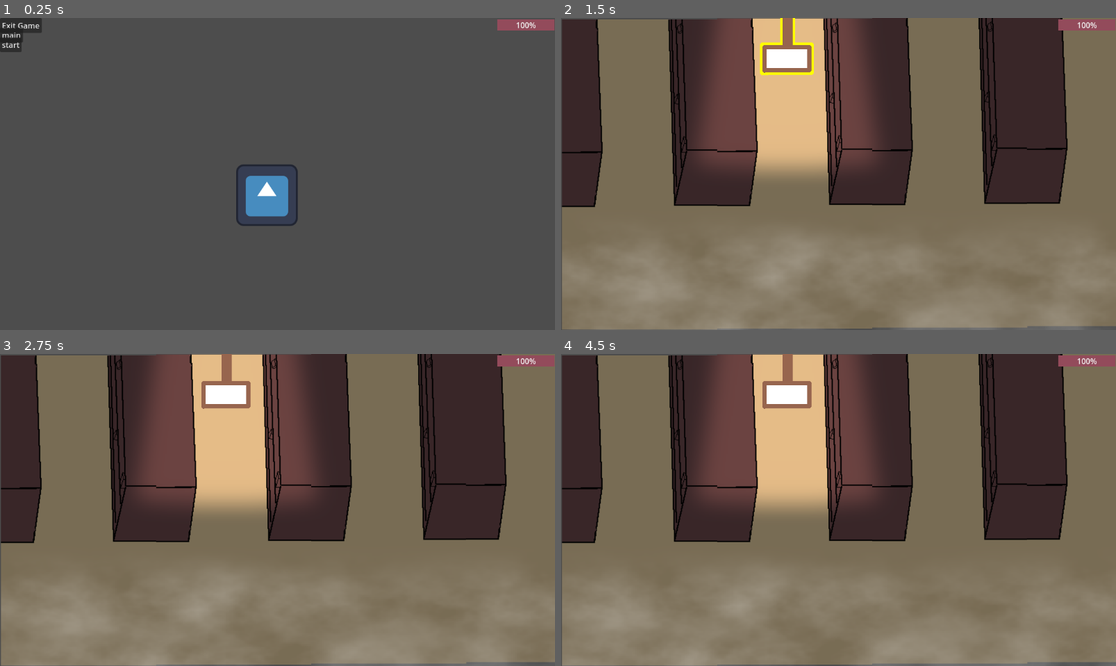
Above: before the commit, frames 1-4 (two rows, left to right).
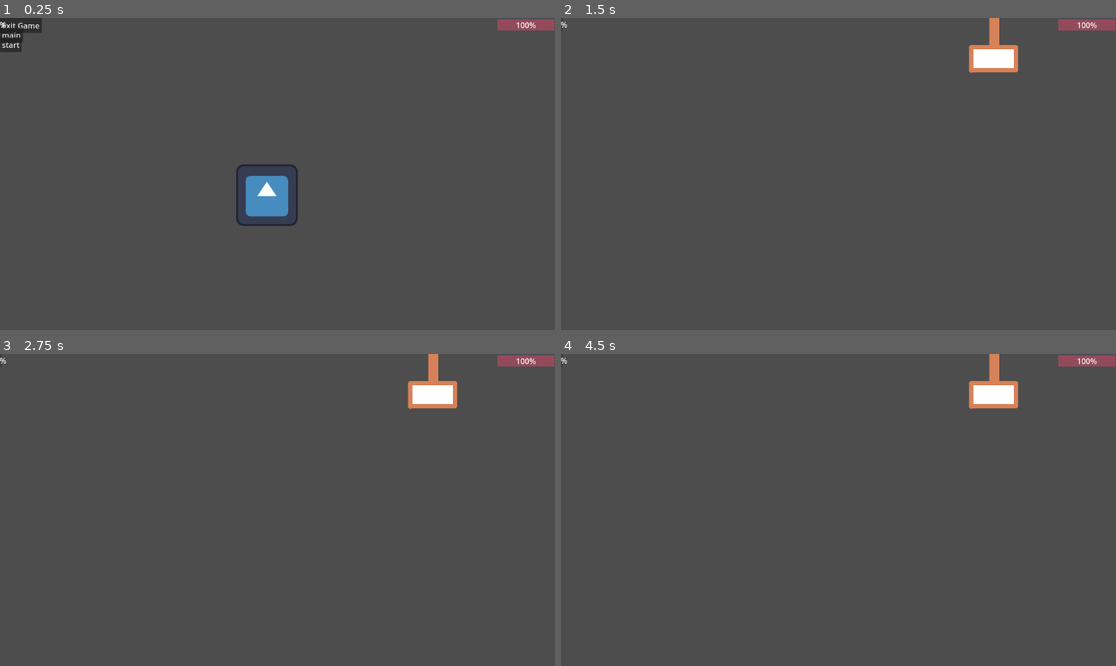
Above: after the commit, the same moments.

Repository: msharma2026/Grocers-Gauntlet
Game: Godot game, scene res://scenes/game.tscn
The game is run twice, just before and just after one commit, with the same random seed, the same clock (stepped at 60 frames per second) and the same inputs. The engine's default icon, where the game draws it, is replaced by a stand-in: a white triangle on a blue panel in a dark square.
Inputs (mouse positions are in pixels of both pictures, inside the frame that each line leads up to):
- Up to frame 1 (0.25 s): no input
- Up to frame 2 (1.5 s): click "start" at 0.5 s; tap Enter at 1.25 s; move the mouse to (788, 46) at 1.27 s; hold D (move_right) from 1.28 s (still down); click (788, 46) at 1.42 s
- Up to frame 3 (2.75 s): tap Space at 2 s; move the mouse to (166, 525) at 2.02 s; release D (move_right) at 2.03 s; hold S (move_down) from 2.03 s (still down)
- Up to frame 4 (4.5 s): tap Enter at 2.75, 4.25 s; move the mouse to (894, 441) at 2.77 s; release S (move_down) at 2.78 s; hold D (move_right) 2.78-3.53 s; tap Space at 3.5 s; move the mouse to (810, 572) at 3.52 s; hold W (move_up) 3.53-4.28 s; click (810, 572) at 3.67 s; move the mouse to (1005, 556) at 4.27 s; hold A (move_left) from 4.28 s (still down)

The runs differ from the first frame. In frame 1, less than 0.1% of the frame differs, in the area x 0-2%, y 1-4%; in frame 2, 96%; in frame 3, 96%, in the area x 0-100%, y 0-100%; in frame 4, 96%.
Error before the commit: Invalid assignment of property or key 'flip_h' with value of type 'bool' on a base object of type 'null instance'. (res://scripts/commands/move_right.gd:11)

Commit message:
made changes to how player added to world tree and other ui bars
g

Diff:
--- a/GodotFiles/project.godot
+++ b/GodotFiles/project.godot
@@ -17,7 +17,7 @@
 
 [autoload]
 
-game_data="*res://scripts/game_state.gd"
+game_data="*res://scripts/GameData.gd"
 
 [input]
 
--- a/GodotFiles/scenes/Aisle.tscn
+++ b/GodotFiles/scenes/Aisle.tscn
@@ -1,6 +1,6 @@
 [gd_scene load_steps=11 format=3 uid="uid://p5684obmofd2"]
 
-[ext_resource type="Script" uid="uid://dqmw47ca75vpm" path="res://scripts/aisle.gd" id="1_lfq0s"]
+[ext_resource type="Script" uid="uid://dqmw47ca75vpm" path="res://scripts/Aisle.gd" id="1_lfq0s"]
 [ext_resource type="Texture2D" uid="uid://dhx8re0ayvd2f" path="res://assets/sprites/sign-export.png" id="2_lfq0s"]
 [ext_resource type="Shader" uid="uid://bqdpkolhppwyr" path="res://assets/shaders/collapse.gdshader" id="2_m1e57"]
 [ext_resource type="Texture2D" uid="uid://da32rvxnbqcwq" path="res://assets/sprites/textures/ceiling_light_texture.png" id="4_mg17p"]
--- /dev/null
+++ b/GodotFiles/scenes/NPC.tscn
@@ -0,0 +1,11 @@
+[gd_scene load_steps=2 format=3 uid="uid://c2tyv0nf1vkdh"]
+
+[ext_resource type="Script" uid="uid://db6lh413w5eke" path="res://scripts/actors/NPC.gd" id="1_mhefn"]
+
+[node name="NPC" type="CharacterBody2D"]
+script = ExtResource("1_mhefn")
+metadata/_custom_type_script = "uid://1i2w4amblgpx"
+
+[node name="CollisionShape2D" type="CollisionShape2D" parent="."]
+
+[node name="AnimatedSprite2D" type="AnimatedSprite2D" parent="."]
--- a/GodotFiles/scenes/game.tscn
+++ b/GodotFiles/scenes/game.tscn
@@ -1,28 +1,24 @@
-[gd_scene load_steps=8 format=3 uid="uid://cevx0w7kyq7lk"]
+[gd_scene load_steps=7 format=3 uid="uid://cevx0w7kyq7lk"]
 
-[ext_resource type="Script" uid="uid://blgwssin6bdfx" path="res://scripts/game.gd" id="1_uwrxv"]
-[ext_resource type="PackedScene" uid="uid://cmqvsgjb33vrv" path="res://scenes/screens/main_menu.tscn" id="2_yqjtg"]
-[ext_resource type="PackedScene" uid="uid://ds70rs0xwhvar" path="res://scenes/screens/entrance.tscn" id="3_lnu2h"]
-[ext_resource type="PackedScene" uid="uid://bt8xj88jim3id" path="res://scenes/screens/aisles.tscn" id="4_lbhrr"]
-[ext_resource type="PackedScene" uid="uid://d3nb0638d8xam" path="res://scenes/screens/pause_menu.tscn" id="5_iywne"]
-[ext_resource type="Script" uid="uid://dxshd2bj6hqgq" path="res://scripts/actors/player.gd" id="6_u5sy4"]
-[ext_resource type="PackedScene" uid="uid://drp1yi4cmynkl" path="res://scenes/UI/HealthBar.tscn" id="7_u5sy4"]
+[ext_resource type="Script" uid="uid://blgwssin6bdfx" path="res://scripts/Game.gd" id="1_kiw3p"]
+[ext_resource type="PackedScene" uid="uid://bt8xj88jim3id" path="res://scenes/screens/aisles.tscn" id="2_400sg"]
+[ext_resource type="PackedScene" uid="uid://ds70rs0xwhvar" path="res://scenes/screens/entrance.tscn" id="3_g4kob"]
+[ext_resource type="PackedScene" uid="uid://cmqvsgjb33vrv" path="res://scenes/screens/main_menu.tscn" id="4_qy1jj"]
+[ext_resource type="PackedScene" uid="uid://d3nb0638d8xam" path="res://scenes/screens/pause_menu.tscn" id="5_3xj3m"]
+[ext_resource type="PackedScene" uid="uid://drp1yi4cmynkl" path="res://scenes/user interface/HealthBar.tscn" id="7_2rd6h"]
 
 [node name="Game" type="Node2D"]
-script = ExtResource("1_uwrxv")
+script = ExtResource("1_kiw3p")
 screens = Dictionary[String, PackedScene]({
-"aisles": ExtResource("4_lbhrr"),
-"entrance": ExtResource("3_lnu2h"),
-"main_menu": ExtResource("2_yqjtg")
+"aisles": ExtResource("2_400sg"),
+"entrance": ExtResource("3_g4kob"),
+"main_menu": ExtResource("4_qy1jj")
 })
-pause_menu_scene = ExtResource("5_iywne")
-
-[node name="Player" type="CharacterBody2D" parent="."]
-script = ExtResource("6_u5sy4")
+pause_menu_scene = ExtResource("5_3xj3m")
 
 [node name="UI" type="CanvasLayer" parent="."]
 
-[node name="HealthBar" parent="UI" instance=ExtResource("7_u5sy4")]
+[node name="HealthBar" parent="UI" instance=ExtResource("7_2rd6h")]
 offset_left = 1032.0
 offset_top = 3.0
 offset_right = 1151.0
--- a/GodotFiles/scenes/player.tscn
+++ b/GodotFiles/scenes/player.tscn
@@ -1,8 +1,13 @@
-[gd_scene load_steps=2 format=3 uid="uid://r3jrvlgfrovq"]
+[gd_scene load_steps=3 format=3 uid="uid://r3jrvlgfrovq"]
 
-[ext_resource type="Script" uid="uid://dxshd2bj6hqgq" path="res://scripts/actors/player.gd" id="1_3vyb7"]
+[ext_resource type="Script" uid="uid://dxshd2bj6hqgq" path="res://scripts/actors/Player.gd" id="1_p0vlq"]
+
+[sub_resource type="RectangleShape2D" id="RectangleShape2D_g2els"]
 
 [node name="Player" type="CharacterBody2D"]
-script = ExtResource("1_3vyb7")
+script = ExtResource("1_p0vlq")
 
 [node name="AnimatedSprite2D" type="AnimatedSprite2D" parent="."]
+
+[node name="CollisionShape2D" type="CollisionShape2D" parent="."]
+shape = SubResource("RectangleShape2D_g2els")
--- a/GodotFiles/scenes/screens/aisles.tscn
+++ b/GodotFiles/scenes/screens/aisles.tscn
@@ -1,96 +1,15 @@
-[gd_scene load_steps=12 format=3 uid="uid://bt8xj88jim3id"]
+[gd_scene load_steps=2 format=3 uid="uid://bt8xj88jim3id"]
 
-[ext_resource type="Script" uid="uid://dd85utx3mu7jf" path="res://scripts/aisles.gd" id="1_ddv56"]
-[ext_resource type="Texture2D" uid="uid://bdfkivfkh3rqc" path="res://assets/sprites/background/background_isles.png" id="2_ls117"]
-[ext_resource type="Shader" uid="uid://bqdpkolhppwyr" path="res://assets/shaders/collapse.gdshader" id="2_pk4b2"]
-[ext_resource type="Shader" uid="uid://dbj4y20loaxa6" path="res://assets/shaders/fog.gdshader" id="4_v5lti"]
-
-[sub_resource type="ShaderMaterial" id="ShaderMaterial_v5lti"]
-shader = ExtResource("2_pk4b2")
-shader_parameter/collapse_depth = 0.0
-
-[sub_resource type="FastNoiseLite" id="FastNoiseLite_4jxdk"]
-seed = 5
-frequency = 0.0199
-fractal_octaves = 4
-fractal_lacunarity = 2.2
-fractal_gain = 0.4
-fractal_weighted_strength = 0.34
-
-[sub_resource type="NoiseTexture2D" id="NoiseTexture2D_adrcw"]
-noise = SubResource("FastNoiseLite_4jxdk")
-seamless = true
-
-[sub_resource type="ShaderMaterial" id="ShaderMaterial_u41uf"]
-shader = ExtResource("4_v5lti")
-shader_parameter/noise_texture = SubResource("NoiseTexture2D_adrcw")
-shader_parameter/speed = 0.02
-
-[sub_resource type="FastNoiseLite" id="FastNoiseLite_v5lti"]
-seed = 3
-frequency = 0.0079
-
-[sub_resource type="NoiseTexture2D" id="NoiseTexture2D_4jxdk"]
-height = 200
-noise = SubResource("FastNoiseLite_v5lti")
-seamless = true
-seamless_blend_skirt = 0.566
-
-[sub_resource type="ShaderMaterial" id="ShaderMaterial_adrcw"]
-shader = ExtResource("4_v5lti")
-shader_parameter/noise_texture = SubResource("NoiseTexture2D_4jxdk")
-shader_parameter/speed = 0.02
+[ext_resource type="Script" uid="uid://dd85utx3mu7jf" path="res://scripts/Aisles.gd" id="1_ddv56"]
 
 [node name="Aisles" type="Node2D"]
 script = ExtResource("1_ddv56")
 
 [node name="AisleMarker1" type="Marker2D" parent="."]
-position = Vector2(148, 60)
+position = Vector2(200, 60)
 
 [node name="AisleMarker2" type="Marker2D" parent="."]
-position = Vector2(470, 60)
+position = Vector2(550, 60)
 
 [node name="AisleMarker3" type="Marker2D" parent="."]
-material = SubResource("ShaderMaterial_v5lti")
-position = Vector2(794, 60)
-
-[node name="BackgroundIsles2" type="Sprite2D" parent="."]
-position = Vector2(485, 323.00003)
-scale = Vector2(1.3, 1.3)
-texture = ExtResource("2_ls117")
-
-[node name="BackgroundIsles" type="Sprite2D" parent="."]
-position = Vector2(163, 325.00003)
-scale = Vector2(1.3, 1.3)
-texture = ExtResource("2_ls117")
-
-[node name="BackgroundIsles3" type="Sprite2D" parent="."]
-position = Vector2(807, 321.00003)
-scale = Vector2(1.3, 1.3)
-texture = ExtResource("2_ls117")
-
-[node name="BackgroundIsles4" type="Sprite2D" parent="."]
-position = Vector2(1128.0001, 318.00003)
-scale = Vector2(1.3, 1.3)
-texture = ExtResource("2_ls117")
-
-[node name="CanvasModulate" type="CanvasModulate" parent="."]
-color = Color(0.5550329, 0.6734397, 0.8230748, 1)
-
-[node name="fog" type="ParallaxBackground" parent="."]
-layer = 100
-scale = Vector2(10.72, 5.88)
-transform = Transform2D(10.72, 0, 0, 5.88, 0, 0)
-scroll_offset = Vector2(0, 427.99997)
-
-[node name="ParallaxLayer" type="ParallaxLayer" parent="fog"]
-material = SubResource("ShaderMaterial_u41uf")
-position = Vector2(112.220146, 287.7551)
-motion_mirroring = Vector2(108, 41)
-
-[node name="ColorRect" type="ColorRect" parent="fog/ParallaxLayer"]
-material = SubResource("ShaderMaterial_adrcw")
-offset_left = -111.94029
-offset_top = -221.42857
-offset_right = -4.7002945
-offset_bottom = -176.42857
+position = Vector2(899, 60)
--- a/GodotFiles/scenes/screens/entrance.tscn
+++ b/GodotFiles/scenes/screens/entrance.tscn
@@ -1,6 +1,6 @@
 [gd_scene load_steps=3 format=3 uid="uid://ds70rs0xwhvar"]
 
-[ext_resource type="Script" uid="uid://dq688bbiftr83" path="res://scripts/entrance.gd" id="1_ba6v0"]
+[ext_resource type="Script" uid="uid://dq688bbiftr83" path="res://scripts/Entrance.gd" id="1_ba6v0"]
 [ext_resource type="Texture2D" uid="uid://ce0a4p8mnm6oe" path="res://icon.svg" id="2_j8c1m"]
 
 [node name="Entrance" type="Node2D"]
--- a/GodotFiles/scenes/screens/main_menu.tscn
+++ b/GodotFiles/scenes/screens/main_menu.tscn
@@ -1,6 +1,6 @@
 [gd_scene load_steps=3 format=3 uid="uid://cmqvsgjb33vrv"]
 
-[ext_resource type="Script" uid="uid://blefg50j4qamo" path="res://scripts/main_menu.gd" id="1_l6cm7"]
+[ext_resource type="Script" uid="uid://blefg50j4qamo" path="res://scripts/user interface/MainMenu.gd" id="1_l6cm7"]
 [ext_resource type="Texture2D" uid="uid://ce0a4p8mnm6oe" path="res://icon.svg" id="2_ekxnf"]
 
 [node name="MainMenu" type="Node2D"]
--- a/GodotFiles/scenes/screens/pause_menu.tscn
+++ b/GodotFiles/scenes/screens/pause_menu.tscn
@@ -1,6 +1,6 @@
 [gd_scene load_steps=2 format=3 uid="uid://d3nb0638d8xam"]
 
-[ext_resource type="Script" uid="uid://bmqq2r3k88e4x" path="res://scripts/pause_menu.gd" id="1_n87rw"]
+[ext_resource type="Script" uid="uid://bmqq2r3k88e4x" path="res://scripts/user interface/PauseMenu.gd" id="1_n87rw"]
 
 [node name="PauseMenu" type="Node2D"]
 process_mode = 3
--- a/GodotFiles/scenes/UI/HealthBar.tscn
+++ b/GodotFiles/scenes/user interface/HealthBar.tscn
@@ -1,6 +1,6 @@
 [gd_scene load_steps=4 format=3 uid="uid://drp1yi4cmynkl"]
 
-[ext_resource type="Script" uid="uid://qoo707lnqus4" path="res://scripts/health_bar.gd" id="1_tmb1u"]
+[ext_resource type="Script" uid="uid://qoo707lnqus4" path="res://scripts/user interface/HealthBar.gd" id="1_tmb1u"]
 
 [sub_resource type="StyleBoxFlat" id="StyleBoxFlat_tmb1u"]
 bg_color = Color(0.29803923, 0.29803923, 0.29803923, 1)
--- /dev/null
+++ b/GodotFiles/scenes/user interface/UIBars.tscn
@@ -0,0 +1,11 @@
+[gd_scene load_steps=2 format=3 uid="uid://da3dfv8uaxtw8"]
+
+[ext_resource type="Script" uid="uid://qoo707lnqus4" path="res://scripts/user interface/HealthBar.gd" id="1_2f521"]
+
+[node name="UiBars" type="CanvasLayer"]
+
+[node name="HealthBar" type="ProgressBar" parent="."]
+offset_right = 4.0
+offset_bottom = 27.0
+script = ExtResource("1_2f521")
+metadata/_custom_type_script = "uid://qoo707lnqus4"
--- a/GodotFiles/scripts/game_state.gd
+++ b/GodotFiles/scripts/GameData.gd
@@ -1,4 +1,4 @@
-# game_state.gd
+# game_data.gd
 
 class_name GameState
 extends Node
@@ -8,7 +8,7 @@
 	IS_HAGGLING,     # Player is in the Haggling minigame (value 1)
 	IS_HEISTING,     # Player is in the Heisting minigame (value 2)
 	IS_CHECKOUT,     # Player is in the Kiosk final boss (value 3)
-	IS_GAME_OVER,    # Player is in dead state (value 4)
+	IS_DEAD,         # Player is in dead state (value 4)
 }
 
 const MAX_HEALTH: int = 100
@@ -20,11 +20,10 @@
 
 # Game stats
 var is_first_run: bool
-var current_status: int
+var current_status: PlayerStatus
 var map_depth: int  #set to 0 in game.gd _ready()
 
 # Player stats
-var is_dead: bool
 var health_percentage: int = 100
 var charisma: int
 var dexterity: int
--- a/GodotFiles/scripts/shopping_carts.gd
+++ b/GodotFiles/scripts/ShoppingCarts.gd
@@ -2,8 +2,6 @@
 
 class_name ShoppingCarts
 extends Node
-
-@onready var game_state: GameState = get_node("/root/game_data")
 
 var Carts = {
 	"rogues_basket": {
@@ -19,8 +17,8 @@
 }
 
 func set_cart(cart_id: String) -> String:
-	game_state.cart_type = cart_id
-	game_state.charisma = Carts[cart_id]["charisma"]
-	game_state.dexterity = Carts[cart_id]["dexterity"]
-	game_state.defense = Carts[cart_id]["defense"]
+	game_data.cart_type = cart_id
+	game_data.charisma = Carts[cart_id]["charisma"]
+	game_data.dexterity = Carts[cart_id]["dexterity"]
+	game_data.defense = Carts[cart_id]["defense"]
 	return cart_id
--- a/GodotFiles/scripts/actors/character.gd
+++ b/GodotFiles/scripts/actors/character.gd
@@ -5,14 +5,15 @@
 
 signal CharacterDirectionChange(facing:Facing)
 
+const GAME_OVER := game_data.PlayerStatus.IS_DEAD
+const DEFAULT_VELOCITY: float = 100.0
+
 enum Facing {
 	IS_FACING_LEFT,
 	IS_FACING_RIGHT,
 	IS_FACING_UP,
 	IS_FACING_DOWN,
 }
-
-const DEFAULT_VELOCITY: float = 100
 
 @onready var sprite: AnimatedSprite2D = $AnimatedSprite2D
 
--- a/GodotFiles/scripts/actors/npc.gd
+++ b/GodotFiles/scripts/actors/npc.gd
@@ -15,7 +15,8 @@
 
 
 func _process(delta: float) -> void:
-	pass
+	if game_data.current_status == GAME_OVER:
+		return
 
 
 func _physics_process(delta: float) -> void:
--- a/GodotFiles/scripts/actors/player.gd
+++ b/GodotFiles/scripts/actors/player.gd
@@ -5,31 +5,25 @@
 
 signal health_updated(new_health, max_health)
 
-@onready var game_state: GameState = get_node("/root/game_data")
-
 var max_health: int
 var start_position: Vector2
 
-# Commented out so that healthbar works in current state
-#func _init(position: Vector2) -> void:
-	##start_position = position
 
 func _ready() -> void:
-	max_health = game_state.MAX_HEALTH
+	max_health = game_data.MAX_HEALTH
 	character_facing = Facing.IS_FACING_UP
-	game_state.is_dead = false
 
-	if game_state.is_first_run:
-		game_state.health_percentage = game_state.MAX_HEALTH
-		game_state.current_status = game_state.IS_NAVIGATING
-		game_state.is_first_run = false
+	if game_data.is_first_run:
+		game_data.health_percentage = game_data.MAX_HEALTH
+		game_data.current_status = game_data.IS_NAVIGATING
+		game_data.is_first_run = false
 
 	bind_player_inputs()
 	#global_position = start_position
 
 
 func _process(delta: float) -> void:
-	if game_state.is_dead:
+	if game_data.current_status == GAME_OVER:
 		return
 
 	super(delta)
@@ -49,10 +43,10 @@
 
 
 func take_damage(amount: float) -> void:
-	game_state.health_percentage -= amount
+	game_data.health_percentage -= amount
 	# Prevents health being negative
-	game_state.health_percentage = clampf(game_state.health_percentage, 0, max_health)
-	health_updated.emit(game_state.health_percentage, max_health)
+	game_data.health_percentage = clampf(game_data.health_percentage, 0, max_health)
+	health_updated.emit(game_data.health_percentage, max_health)
 
 func bind_player_inputs():
 	move_left = MoveLeft.new()
--- a/GodotFiles/scripts/game.gd
+++ b/GodotFiles/scripts/game.gd
@@ -8,20 +8,28 @@
 # Note 2: The 'change_screen' signal must be manually updated in the
 # Inspector panel for 'main_menu.tscn' under button_map dictionary.
 
+const PLAYER_SCENE: PackedScene = preload("res://scenes/Player.tscn")
+const UI_BAR_SCENE: PackedScene = preload("res://scenes/user interface/UIBars.tscn")
+
 @export var screens: Dictionary[String, PackedScene]
 @export var pause_menu_scene: PackedScene
 
 var current_screen: Screen
 var pause_menu_instance: PauseMenu = null
 
-@onready var player: CharacterBody2D = $Player
 @onready var health_bar: ProgressBar = $UI/HealthBar
-@onready var game_state: GameState = get_node("/root/game_data")
+
 
 func _ready() -> void:
-	game_state.map_depth = 0
+	game_data.map_depth = 0
+	var player = PLAYER_SCENE.instantiate()
+	var ui_bar = UI_BAR_SCENE.instantiate()
+	add_child(player)
+	add_child(ui_bar)
+
+
 	player.health_updated.connect(health_bar.update_health_bar)
-	health_bar.update_health_bar(player.game_state.health_percentage, 100)
+	health_bar.update_health_bar(game_data.health_percentage, 100)
 	_change_screen("main_menu")
 
 # Checks if 'Escape' key was pressed to bring up the pause menu
Renamed: GodotFiles/scripts/game_state.gd.uid -> GodotFiles/scripts/GameData.gd.uid
Renamed: GodotFiles/scripts/shopping_carts.gd.uid -> GodotFiles/scripts/ShoppingCarts.gd.uid
Renamed: GodotFiles/scripts/commands/move_down.gd -> GodotFiles/scripts/commands/MoveDown.gd
Renamed: GodotFiles/scripts/commands/move_down.gd.uid -> GodotFiles/scripts/commands/MoveDown.gd.uid
Renamed: GodotFiles/scripts/commands/move_left.gd -> GodotFiles/scripts/commands/MoveLeft.gd
Renamed: GodotFiles/scripts/commands/move_left.gd.uid -> GodotFiles/scripts/commands/MoveLeft.gd.uid
Renamed: GodotFiles/scripts/commands/move_right.gd -> GodotFiles/scripts/commands/MoveRight.gd
Renamed: GodotFiles/scripts/commands/move_right.gd.uid -> GodotFiles/scripts/commands/MoveRight.gd.uid
Renamed: GodotFiles/scripts/commands/move_up.gd -> GodotFiles/scripts/commands/MoveUp.gd
Renamed: GodotFiles/scripts/commands/move_up.gd.uid -> GodotFiles/scripts/commands/MoveUp.gd.uid
Renamed: GodotFiles/scripts/user interface/health_bar.gd -> GodotFiles/scripts/user interface/HealthBar.gd
Renamed: GodotFiles/scripts/user interface/health_bar.gd.uid -> GodotFiles/scripts/user interface/HealthBar.gd.uid
(and 4 more such lines)
